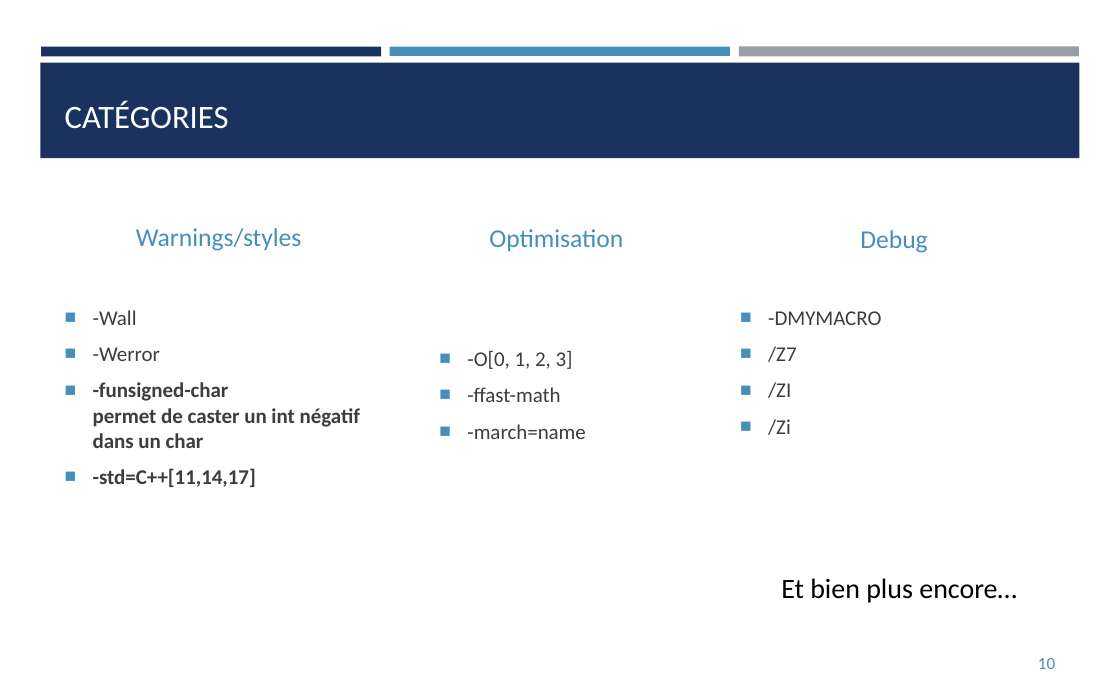
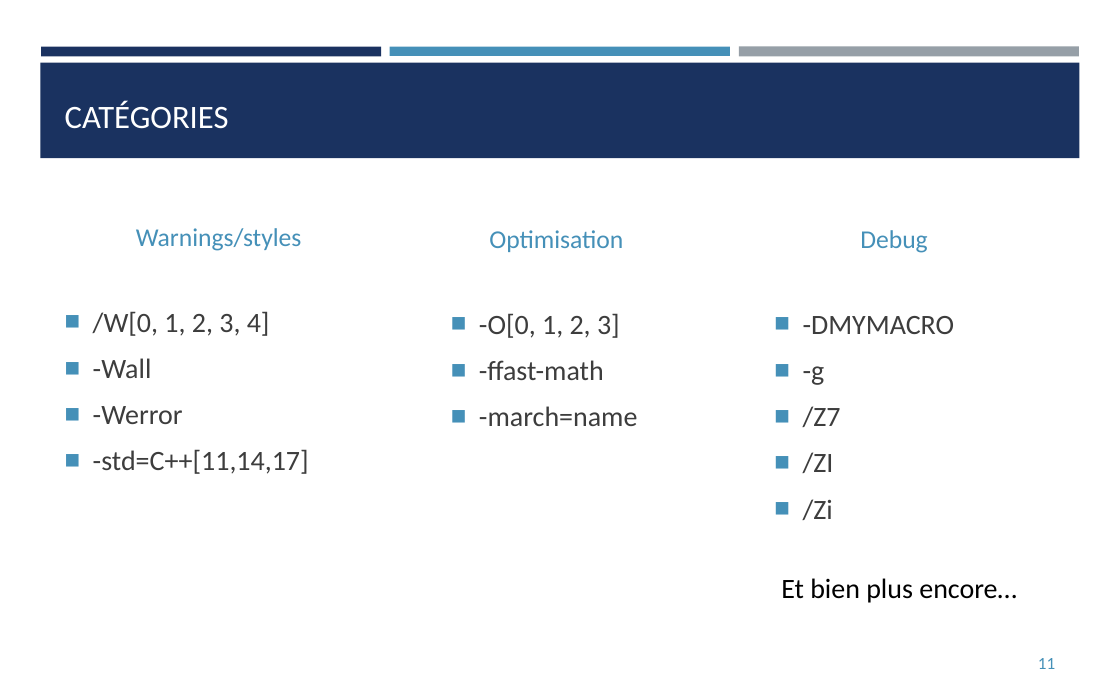
Before and after one commit to franckginguene/cpp_scalian, a slide deck: slide 11 of diapos/CPP_aprem.pptx (slide 10 before the commit). Drawn at 1120x700 pixels with LibreOffice and Linux fonts; fonts in the diff are those of the drawing. Boxes give left, top, right and bottom in pixels: in the first picture for what was removed or moved away, otherwise in the second. Text is boxed around its words. In the diff, an @@ line names an element or a change of style, - is before the commit and + after.

```diff
--- a/diapos/CPP_aprem.pptx
+++ b/diapos/CPP_aprem.pptx
@@ text at (93, 311, 270, 336): paragraph added @@
+■ /W[0, 1, 2, 3, 4]
@@ text "-O[0, 1, 2, 3]": place and size @@
-text "-O[0, 1, 2, 3]" at (467, 351, 585, 439)
+text "-O[0, 1, 2, 3]" at (479, 313, 638, 426)
@@ text "-O[0, 1, 2, 3]" at (479, 313, 638, 426): size 13.5 to 18 pt @@
@@ text "-DMYMACRO": place and size @@
-text "-DMYMACRO" at (768, 311, 881, 435)
+text "-DMYMACRO" at (803, 316, 955, 520)
@@ text at (803, 316, 955, 520): size 13.5 to 18 pt @@
@@ text at (93, 358, 309, 474): size 13.5 to 18 pt in "-Wall", "-Werror", "-std=C++[11,14,17]"; bold off in "-std=C++[11,14,17]" @@
@@ text at (93, 382, 360, 448): paragraph removed @@
-■ -funsigned-char
-  permet de caster un int négatif dans un char
@@ text at (803, 366, 825, 385): paragraph added @@
+■ -g
@@ page number at (1038, 658, 1055, 669): text changed @@
-10
+11
```
Also in this commit, not shown: 14 other slides changed, 2 slides added, 2 slides removed.
